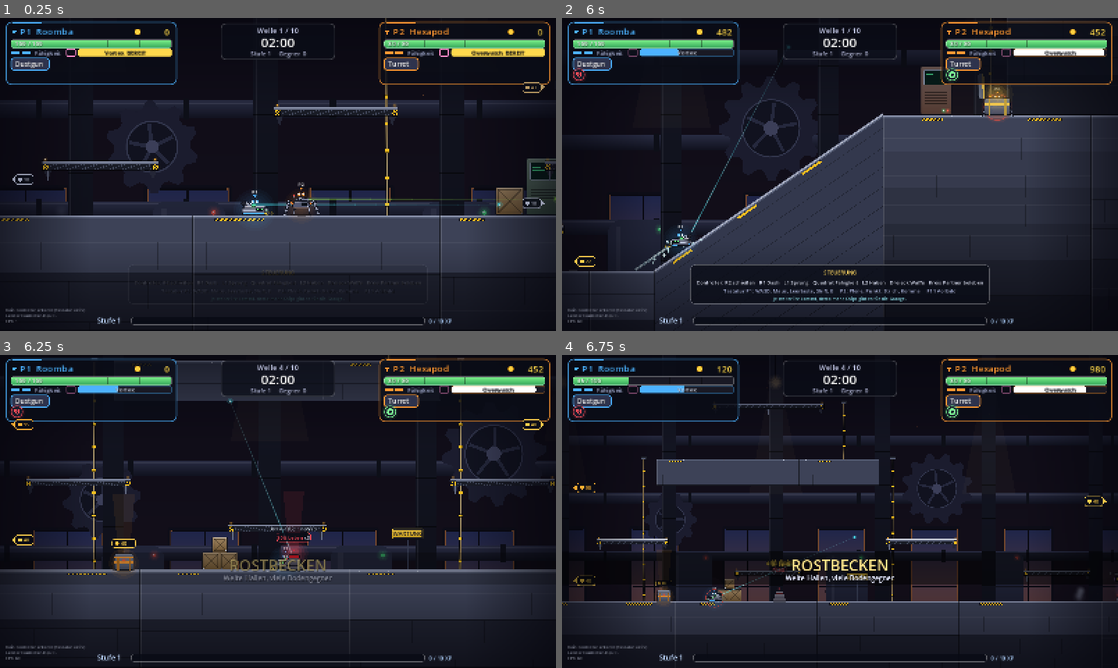
Above: before the commit, frames 1-4 (two rows, left to right).
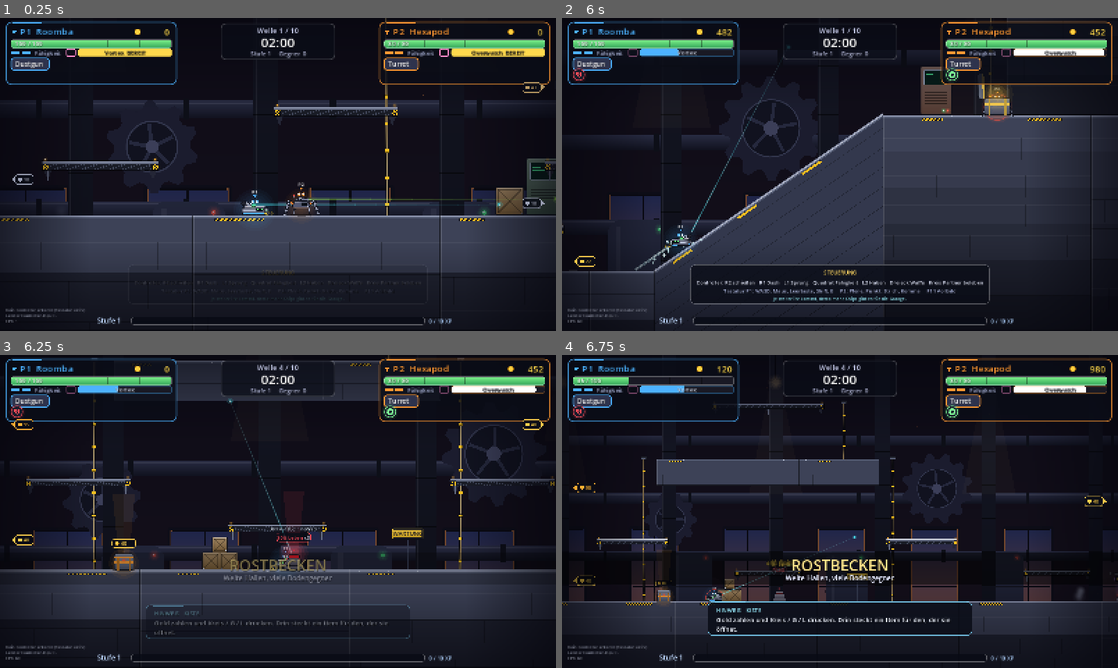
Above: after the commit, the same moments.

Repository: BearsinK/Ares
Game: Godot game, scene res://tests/chest_test.tscn
The game is run twice, just before and just after one commit, with the same random seed, the same clock (stepped at 60 frames per second) and the same inputs. This scene is started directly instead of the project's main scene.
Inputs (mouse positions are in pixels of both pictures, inside the frame that each line leads up to):
- Up to frame 1 (0.25 s): no input
- Up to frame 2 (6 s): tap Enter (p1_confirm) at 0.5, 1.35 s; move the mouse to (962, 158) at 0.52 s; hold D (p1_right) 0.53-2.03 s; tap E (p1_ability) at 0.6 s; click (962, 158) at 0.67 s; tap Space (p1_jump) at 0.77, 1.07, 1.52, 1.82, 3.02, 3.32, 3.77, 4.07, 4.52, 4.82 s; move the mouse to (728, 190) at 1.27 s; move the mouse to (895, 105) at 2.02 s; hold A (p1_left) 2.03-2.78 s; tap Shift (p1_dash) at 2.1 s; move the mouse to (812, 237) at 2.77 s; hold D (p1_right) 2.78-4.28 s; tap F (p1_fire) at 2.85 s; click (812, 237) at 2.92 s; move the mouse to (1006, 221) at 3.52 s; tap R (p1_hook) at 3.6 s; tap Escape (pause) at 4.15 s; move the mouse to (673, 127) at 4.27 s; hold A (p1_left) 4.28-5.03 s; tap G (p1_interact) at 4.35 s; tap Keypad Enter (p2_confirm) at 5 s; move the mouse to (867, 174) at 5.02 s; hold D (p1_right) 5.03-5.78 s; tap Q (p1_weapon) at 5.1 s; click (867, 174) at 5.17 s; move the mouse to (756, 96) at 5.77 s; hold A (p1_left) from 5.78 s (still down); tap , (p2_ability) at 5.85 s
- Up to frame 3 (6.25 s): keep holding A (p1_left); tap Space (p1_jump) at 6.02 s
- Up to frame 4 (6.75 s): keep holding A (p1_left); tap Space (p1_jump) at 6.32 s; move the mouse to (962, 495) at 6.52 s; tap Keypad Enter (p2_confirm) at 6.6 s

Frames 1-2 are identical in both runs. In frame 3, 0.3% of the frame differs, in the area x 26-74%, y 80-91%; in frame 4, 5.0%, in the area x 26-74%, y 78-90%.

Commit message:
Einmalige Hinweise fuer Kisten, Altaere, Wiederbeleben, Dash und neue Gegner
Beim ersten Mal blendet das HUD unten in der Mitte eine kurze Erklaerung ein
(Tips). Ausloeser: Kiste und Altar in der Naehe, Partner am Boden, erster Treffer
ohne Dash, Medic, Sprengi und Elite. Hinweise kommen nacheinander, warten auf die
Steuerungsuebersicht und Menues, werden im Spielstand als gesehen gemerkt und
lassen sich in den Optionen abschalten.

Co-Authored-By: Claude Sonnet 5.5 <noreply@anthropic.com>
Claude-Session: https://claude.ai/code/session_01LWfhWxkDekTWkUA5NKCt1X

Diff:
--- a/scripts/data/save_data.gd
+++ b/scripts/data/save_data.gd
@@ -43,7 +43,7 @@
 		"chips": 0, "levels": {}, "classes": [], "weapons": [],
 		"stats": {"runs": 0, "best_wave": 0, "kills": 0, "boss_kills": 0, "best_time": 0},
 		"fullscreen": false, "difficulty": 1,
-		"volume": {}, "shake": SHAKE_DEFAULT, "numbers": true, "rumble": true,
+		"volume": {}, "shake": SHAKE_DEFAULT, "numbers": true, "rumble": true, "tips_on": true, "tips": [],
 	}
 
 
@@ -167,6 +167,32 @@
 	_ensure()
 	_data.numbers = enabled
 	save()
+
+
+## Einmalige Hinweise: an oder aus, und welche schon gezeigt wurden.
+static func tips_enabled() -> bool:
+	_ensure()
+	return bool(_data.get("tips_on", true))
+
+
+static func set_tips(enabled: bool) -> void:
+	_ensure()
+	_data.tips_on = enabled
+	save()
+
+
+static func tip_seen(id: String) -> bool:
+	_ensure()
+	return (_data.get("tips", []) as Array).has(id)
+
+
+static func mark_tip(id: String) -> void:
+	_ensure()
+	var seen: Array = _data.get("tips", [])
+	if not seen.has(id):
+		seen.append(id)
+		_data.tips = seen
+		save()
 
 
 static func rumble_enabled() -> bool:
--- a/scripts/game/altar.gd
+++ b/scripts/game/altar.gd
@@ -36,6 +36,10 @@
 	if uses_left <= 0:
 		is_open = true
 		_age = 0.0
+
+
+func _tip_id() -> String:
+	return "altar_" + kind
 
 
 func _physics_process(delta: float) -> void:
--- a/scripts/game/chest.gd
+++ b/scripts/game/chest.gd
@@ -7,6 +7,8 @@
 signal opened(chest: Chest, player: Player)
 
 const USE_RANGE := 85.0
+## Ab dieser Naehe erscheint beim ersten Mal der Hinweis zur Kiste.
+const TIP_RANGE := 340.0
 const BODY := Vector2(58.0, 38.0)
 
 var players: Array[Player] = []
@@ -51,6 +53,8 @@
 		if player.downed:
 			continue
 		var distance := player.global_position.distance_to(global_position + Vector2(0.0, -BODY.y * 0.5))
+		if distance < TIP_RANGE and not bounty:
+			Tips.request(_tip_id())
 		if distance < best:
 			best = distance
 			_near = i
@@ -59,6 +63,10 @@
 		if Input.is_action_just_pressed("p%d_interact" % player.player_index) and not _reviving(player):
 			_try_open(player)
 	queue_redraw()
+
+
+func _tip_id() -> String:
+	return "chest"
 
 
 ## Liegt der Partner am Boden und in Reichweite, hat Wiederbeleben Vorrang (gleiche Taste).
--- a/scripts/game/director.gd
+++ b/scripts/game/director.gd
@@ -152,6 +152,10 @@
 	enemies.append(enemy)
 	parent_node.add_child(enemy)
 	enemy_spawned.emit(enemy)
+	if kind == "medic" or kind == "bomber":
+		Tips.request(kind)
+	elif elite and not champion:
+		Tips.request("elite")
 	return enemy
 
 
--- a/scripts/game/hud.gd
+++ b/scripts/game/hud.gd
@@ -5,12 +5,16 @@
 
 const PANEL_WIDTH := 330.0
 const PANEL_HEIGHT := 128.0
+const HINTS_TIME := 16.0
+const TIP_TIME := 7.0
 
 var main: Node = null
 var _canvas: Node2D
 var _flash_color := Color(0, 0, 0, 0)
 var _flash_time := 0.0
 var _age := 0.0
+var _tip_id := ""
+var _tip_time := 0.0
 
 
 func _ready() -> void:
@@ -20,12 +24,30 @@
 	_canvas = Node2D.new()
 	_canvas.draw.connect(_draw_hud)
 	add_child(_canvas)
+	Tips.queue.clear()
 
 
 func _process(delta: float) -> void:
 	_age += delta
 	_flash_time = maxf(0.0, _flash_time - delta)
+	_update_tips(delta)
 	_canvas.queue_redraw()
+
+
+## Zeigt wartende Hinweise nacheinander, aber nie waehrend Menues, der Steuerungsuebersicht oder nach dem Ende.
+func _update_tips(delta: float) -> void:
+	if main == null or get_tree().paused or main.game_over or main.shop_menu.is_open or main.levelup_menu.is_open:
+		return
+	_tip_time = maxf(0.0, _tip_time - delta)
+	if _tip_time > 0.0:
+		return
+	_tip_id = ""
+	if Tips.queue.is_empty() or _hints_visible() or main.phase != main.Phase.WAVE:
+		return
+	_tip_id = Tips.queue.pop_front()
+	_tip_time = TIP_TIME
+	SaveData.mark_tip(_tip_id)
+	Sfx.play("ready", 0.0)
 
 
 ## Farbiger Bildschirmrand-Blitz (z.B. rot bei Treffern).
@@ -51,6 +73,7 @@
 		_draw_xp_bar(view)
 		return
 	_draw_hints(view)
+	_draw_tip(view)
 	_draw_wave_banner(view)
 	_draw_wave_clear(view)
 	_draw_player_panels(view)
@@ -135,10 +158,15 @@
 	_text(Vector2(0, y + 178.0), next, 20, Color(0.7, 0.75, 0.9, info_alpha), HORIZONTAL_ALIGNMENT_CENTER, view.x)
 
 
+## Die Steuerungsuebersicht steht in der ersten Welle die ersten Sekunden.
+func _hints_visible() -> bool:
+	return _age <= HINTS_TIME and main.wave <= 1 and main.phase == main.Phase.WAVE and not main.levelup_menu.is_open and not main.shop_menu.is_open
+
+
 func _draw_hints(view: Vector2) -> void:
-	var visible_time := 16.0
-	if _age > visible_time or main.wave > 1 or main.phase != main.Phase.WAVE or main.levelup_menu.is_open or main.shop_menu.is_open:
-		return
+	if not _hints_visible():
+		return
+	var visible_time := HINTS_TIME
 	var alpha := clampf(minf(_age / 0.6, (visible_time - _age) / 1.5), 0.0, 1.0)
 	var panel := Rect2(Vector2(view.x * 0.5 - 430.0, view.y - 190.0), Vector2(860.0, 112.0))
 	Art.rrect(_canvas, panel, Color(0.04, 0.05, 0.09, 0.8 * alpha), 14.0)
@@ -147,6 +175,20 @@
 	_text(panel.position + Vector2(0, 56), "Controller: R2 schießen   R1 Dash   L1 Sprung   Quadrat Fähigkeit   L2 Haken   Dreieck Waffe   Kreis Partner beleben", 15, Color(0.9, 0.92, 1.0, alpha), HORIZONTAL_ALIGNMENT_CENTER, panel.size.x)
 	_text(panel.position + Vector2(0, 80), "Tastatur P1: WASD, Maus, Leertaste, Shift, E     P2: Pfeile, Punkt, Strich, Komma     F11 Vollbild", 15, Color(0.7, 0.74, 0.9, alpha), HORIZONTAL_ALIGNMENT_CENTER, panel.size.x)
 	_text(panel.position + Vector2(0, 102), "Je weiter ihr kommt, desto mehr Chips gibt es für die Garage.", 13, Color(0.6, 0.95, 1.0, alpha * 0.9), HORIZONTAL_ALIGNMENT_CENTER, panel.size.x)
+
+
+## Einmaliger Hinweis (siehe Tips): Tafel unten in der Mitte, gleicher Platz wie die Steuerungsuebersicht.
+func _draw_tip(view: Vector2) -> void:
+	if _tip_id == "" or _tip_time <= 0.0 or not Tips.DATA.has(_tip_id):
+		return
+	var info: Dictionary = Tips.DATA[_tip_id]
+	var alpha := clampf(minf((TIP_TIME - _tip_time) / 0.4, _tip_time / 0.6), 0.0, 1.0)
+	var panel := Rect2(Vector2(view.x * 0.5 - 380.0, view.y - 190.0 + (1.0 - alpha) * 16.0), Vector2(760.0, 96.0))
+	Art.rrect(_canvas, panel, Color(0.04, 0.05, 0.09, 0.88 * alpha), 14.0)
+	Art.rrect_line(_canvas, panel, Color(0.5, 0.85, 1.0, 0.8 * alpha), 14.0, 2.0)
+	_canvas.draw_rect(Rect2(panel.position + Vector2(20.0, 0.0), Vector2(90.0, 4.0)), Color(0.5, 0.85, 1.0, alpha))
+	_text(panel.position + Vector2(24.0, 30.0), "HINWEIS   %s" % String(info.title), 17, Color(0.6, 0.92, 1.0, alpha))
+	UiKit.text(_canvas, panel.position + Vector2(24.0, 58.0), String(info.text), 19, Color(0.94, 0.96, 1.0, alpha), HORIZONTAL_ALIGNMENT_LEFT, panel.size.x - 48.0, true)
 
 
 func _draw_flash(view: Vector2) -> void:
--- a/scripts/game/main.gd
+++ b/scripts/game/main.gd
@@ -698,6 +698,8 @@
 
 
 func _on_player_hurt(player: Player, amount: float) -> void:
+	if player.dash_count == 0:
+		Tips.request("dash")
 	camera.add_shake(minf(8.0 + amount * 0.5, 18.0))
 	if amount >= 15.0:
 		hitstop(0.06)
@@ -722,6 +724,7 @@
 		return
 	for player in players:
 		if not player.downed:
+			Tips.request("revive")
 			return
 	game_over = true
 	_game_over_time = 0.0
--- a/scripts/game/options_page.gd
+++ b/scripts/game/options_page.gd
@@ -10,6 +10,7 @@
 	{"id": "shake", "label": "Bildschirmwackeln", "kind": "choice"},
 	{"id": "numbers", "label": "Schadenszahlen", "kind": "toggle"},
 	{"id": "rumble", "label": "Vibration", "kind": "toggle"},
+	{"id": "tips", "label": "Hinweise", "kind": "toggle"},
 	{"id": "fullscreen", "label": "Vollbild", "kind": "toggle"},
 	{"id": "back", "label": "Zurück", "kind": "back"},
 ]
@@ -86,6 +87,9 @@
 			Sfx.play("switch")
 			InputSetup.rumble(1, 0.4, 0.6, 0.25)
 			InputSetup.rumble(2, 0.4, 0.6, 0.25)
+		"tips":
+			SaveData.set_tips(not SaveData.tips_enabled())
+			Sfx.play("switch")
 		"fullscreen":
 			InputSetup.toggle_fullscreen()
 			Sfx.play("switch")
@@ -101,6 +105,8 @@
 			return "An" if SaveData.numbers_enabled() else "Aus"
 		"rumble":
 			return "An" if SaveData.rumble_enabled() else "Aus"
+		"tips":
+			return "An" if SaveData.tips_enabled() else "Aus"
 		"fullscreen":
 			return "An" if InputSetup.is_fullscreen() else "Aus"
 	return ""
--- a/scripts/game/player.gd
+++ b/scripts/game/player.gd
@@ -44,6 +44,8 @@
 const WORLD_MASK := (1 << 0) | (1 << 5) | (1 << 7)
 
 var player_index := 1
+## Wie oft dieser Spieler gedasht hat (fuer den Dash-Hinweis nach dem ersten Treffer).
+var dash_count := 0
 var class_id := "roomba"
 var stats: Dictionary = {}
 var aim_dir := Vector2.RIGHT
@@ -888,6 +890,7 @@
 	_ceiling_cooldown = 0.3
 	_dash_time_left = DASH_TIME
 	dash_charges -= 1
+	dash_count += 1
 	iframes = maxf(iframes, DASH_IFRAMES)
 	Sfx.play("dash")
 	_puff(Vector2(-_dash_dir.x * 20.0, float(stats.size.y) * 0.5 if is_on_floor() else 0.0), 6, 170.0)
--- /dev/null
+++ b/scripts/game/tips.gd
@@ -0,0 +1,25 @@
+class_name Tips
+extends RefCounted
+## Einmalige Hinweise: Beim ersten Auftauchen von etwas Neuem blendet das HUD unten in der Mitte
+## eine kurze Erklaerung ein. Gesehene Hinweise merkt der Spielstand, in den Optionen lassen sie
+## sich abschalten. Spielcode meldet nur ueber Tips.request, das HUD zeigt sie nacheinander.
+
+const DATA := {
+	"chest": {"title": "KISTE", "text": "Gold zahlen und Kreis / G / L drücken. Drin steckt ein Item für den, der sie öffnet."},
+	"altar_blood": {"title": "BLUTALTAR", "text": "Tauscht 30 % deiner Leben gegen Gold. Bis zu dreimal pro Karte, nur mit genug Leben."},
+	"altar_chance": {"title": "GLÜCKSALTAR", "text": "Gold gegen ein Item, doch nicht jeder Versuch gewinnt. Bis zu dreimal pro Karte."},
+	"revive": {"title": "PARTNER AM BODEN", "text": "Geh nah ran und halte Kreis / G / L, dann steht er wieder auf. Fallen beide, ist der Lauf vorbei."},
+	"dash": {"title": "DASH", "text": "R1 / Shift / Strich: kurzer Sprint, dabei unverwundbar. Die Ladung füllt sich von selbst wieder auf."},
+	"medic": {"title": "MEDIC", "text": "Heilt andere Gegner in seiner Nähe. Zuerst ausschalten."},
+	"bomber": {"title": "SPRENGI", "text": "Rennt auf euch zu und explodiert. Auf Abstand erledigen oder wegdashen."},
+	"elite": {"title": "ELITE", "text": "Größer, zäher und mit eigener Fähigkeit. Dafür dreifache Beute und oft eine Reparatur."},
+}
+
+## Wartende Hinweise, die das HUD der Reihe nach zeigt.
+static var queue: Array[String] = []
+
+
+static func request(id: String) -> void:
+	if not DATA.has(id) or not SaveData.tips_enabled() or SaveData.tip_seen(id) or queue.has(id):
+		return
+	queue.append(id)
--- /dev/null
+++ b/tests/tips_test.gd
@@ -0,0 +1,145 @@
+extends Node
+## Test der einmaligen Hinweise: Anforderung, Merken, Ausloeser im Spiel, Anzeige im HUD.
+## Ausfuehren: godot --headless --path . res://tests/tips_test.tscn
+
+var failures := 0
+var main: Node
+var p1: Player
+var p2: Player
+
+
+func _check(condition: bool, message: String) -> void:
+	if condition:
+		print("OK    ", message)
+	else:
+		print("FEHLER ", message)
+		failures += 1
+
+
+func _frames(count: int) -> void:
+	for i in count:
+		await get_tree().physics_frame
+
+
+func _ready() -> void:
+	_run.call_deferred()
+
+
+func _run() -> void:
+	_queue_rules()
+	await _in_game()
+	print("Fertig, Fehler: ", failures)
+	get_tree().quit(1 if failures > 0 else 0)
+
+
+func _queue_rules() -> void:
+	SaveData.reset()
+	Tips.queue.clear()
+	Tips.request("chest")
+	Tips.request("chest")
+	_check(Tips.queue == ["chest"], "Ein Hinweis steht nur einmal in der Warteschlange")
+	Tips.request("gibtsnicht")
+	_check(Tips.queue.size() == 1, "Unbekannte Hinweise werden ignoriert")
+	SaveData.mark_tip("revive")
+	Tips.request("revive")
+	_check(Tips.queue.size() == 1 and SaveData.tip_seen("revive"), "Gesehene Hinweise kommen nicht wieder")
+	SaveData.set_tips(false)
+	Tips.request("dash")
+	_check(Tips.queue.size() == 1, "Mit ausgeschalteten Hinweisen kommt nichts Neues")
+	SaveData.reset()
+	Tips.queue.clear()
+	for id in Tips.DATA:
+		var info: Dictionary = Tips.DATA[id]
+		_check(String(info.title) != "" and String(info.text).length() > 20 and String(info.text).length() < 120, "Hinweis %s hat Titel und kurzen Text" % id)
+
+
+func _in_game() -> void:
+	SaveData.reset()
+	Engine.set_meta("classes", ["roomba", "hexapod"])
+	main = load("res://scenes/main.tscn").instantiate()
+	main.director_enabled = false
+	main.intro_enabled = false
+	main.stage_id = "classic"
+	add_child(main)
+	await _frames(5)
+	p1 = main.players[0]
+	p2 = main.players[1]
+	var hud: Hud = main.hud
+	hud._age = 30.0
+	Tips.queue.clear()
+
+	# Kiste in der Naehe loest den Hinweis aus und das HUD zeigt ihn.
+	var chest := Chest.new()
+	chest.players = main.players
+	chest.position = p1.global_position + Vector2(200.0, 0.0)
+	main.add_child(chest)
+	await _frames(4)
+	_check(hud._tip_id == "chest" and hud._tip_time > 0.0, "Kiste in der Naehe zeigt den Kisten-Hinweis")
+	_check(SaveData.tip_seen("chest"), "Angezeigter Hinweis gilt als gesehen")
+	chest.queue_free()
+
+	# Zweiter Hinweis wartet, bis der erste vorbei ist.
+	var altar := Altar.new()
+	altar.kind = "blood"
+	altar.players = main.players
+	altar.position = p1.global_position + Vector2(220.0, 0.0)
+	main.add_child(altar)
+	await _frames(4)
+	_check(Tips.queue.has("altar_blood") and hud._tip_id == "chest", "Der Altar-Hinweis wartet auf den Kisten-Hinweis")
+	hud._tip_time = 0.01
+	await _frames(4)
+	_check(hud._tip_id == "altar_blood", "Danach erscheint der Altar-Hinweis")
+	altar.queue_free()
+	hud._tip_time = 0.0
+	await _frames(2)
+
+	# Erster Treffer ohne Dash.
+	p1.iframes = 0.0
+	p1.take_hit(5.0, p1.global_position + Vector2(30.0, 0.0))
+	await _frames(3)
+	_check(hud._tip_id == "dash" or Tips.queue.has("dash") or SaveData.tip_seen("dash"), "Erster Treffer ohne Dash meldet den Dash-Hinweis")
+	hud._tip_time = 0.0
+	await _frames(2)
+
+	# Wer schon gedasht hat, braucht den Hinweis nicht.
+	SaveData.reset()
+	Tips.queue.clear()
+	p2.dash_count = 1
+	p2.iframes = 0.0
+	p2.take_hit(5.0, p2.global_position + Vector2(30.0, 0.0))
+	await _frames(3)
+	_check(not Tips.queue.has("dash"), "Mit Dash-Erfahrung kein Dash-Hinweis")
+
+	# Partner am Boden: Wiederbeleben-Hinweis.
+	Tips.queue.clear()
+	p1.iframes = 0.0
+	p1.take_hit(9999.0, p1.global_position + Vector2(30.0, 0.0))
+	await _frames(3)
+	_check(p1.downed and (hud._tip_id == "revive" or Tips.queue.has("revive")), "Spieler am Boden meldet den Wiederbeleben-Hinweis")
+	p1.revive()
+
+	# Gegner: Medic, Sprengi, Elite.
+	hud._tip_time = 0.0
+	Tips.queue.clear()
+	SaveData.reset()
+	main.director.spawn("medic", p2.global_position + Vector2(500.0, 0.0))
+	main.director.spawn("bomber", p2.global_position + Vector2(-500.0, 0.0))
+	main.director.spawn("walker", p2.global_position + Vector2(700.0, 0.0), true)
+	await _frames(3)
+	var seen: Array[String] = []
+	if hud._tip_id != "":
+		seen.append(hud._tip_id)
+	for id in Tips.queue:
+		seen.append(id)
+	_check(seen.has("medic") and seen.has("bomber") and seen.has("elite"), "Medic, Sprengi und Elite melden ihre Hinweise (%s)" % ", ".join(seen))
+
+	# Waehrend der Pause laeuft die Anzeige nicht weiter.
+	hud._tip_id = "medic"
+	hud._tip_time = 5.0
+	get_tree().paused = true
+	await get_tree().create_timer(0.3, true, false, true).timeout
+	_check(is_equal_approx(hud._tip_time, 5.0), "In der Pause bleibt der Hinweis stehen")
+	get_tree().paused = false
+	main.queue_free()
+	await get_tree().process_frame
+	SaveData.reset()
--- /dev/null
+++ b/tests/tips_test.tscn
@@ -0,0 +1,6 @@
+[gd_scene load_steps=2 format=3]
+
+[ext_resource type="Script" path="res://tests/tips_test.gd" id="1_test"]
+
+[node name="TipsTest" type="Node"]
+script = ExtResource("1_test")
Not shown, added: scripts/game/tips.gd.uid
Not shown, added: tests/tips_test.gd.uid
Not shown, changed: CLAUDE.md
Not shown, changed: README.md
